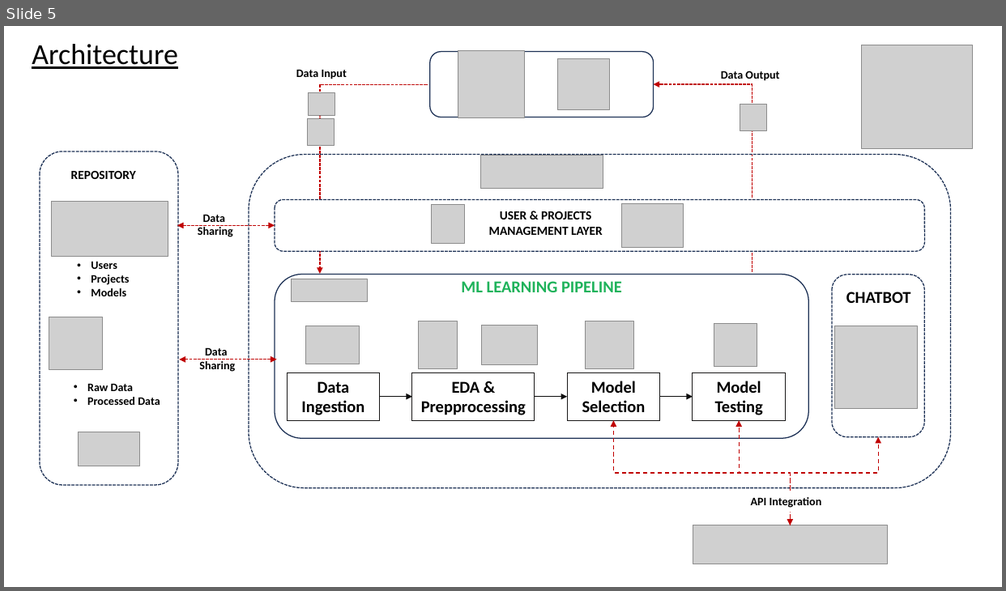
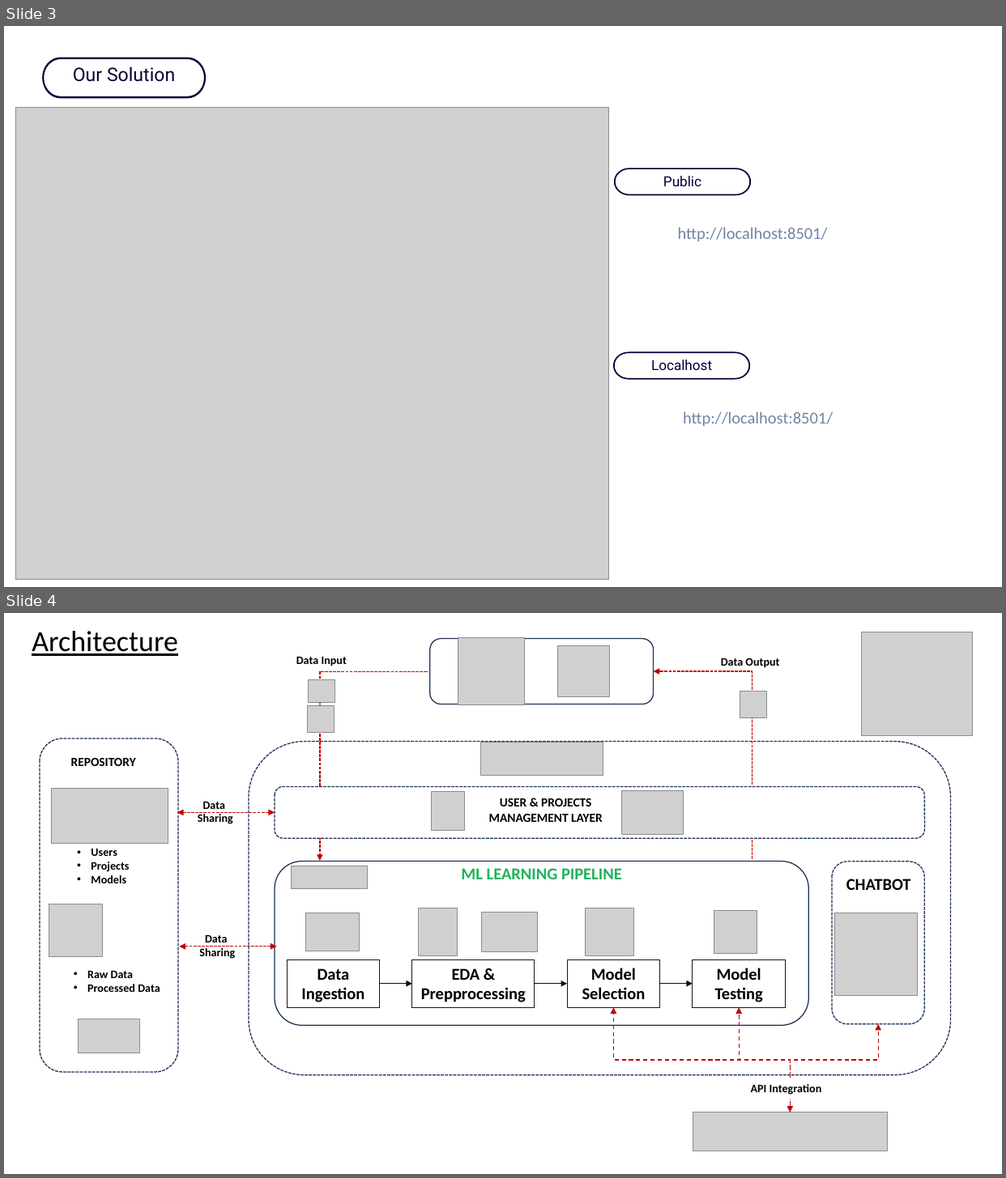
Before and after one commit to Rodrigo-Coloma/ml_assistant, a slide deck: Presentation.pptx. Shown one above the other, each under a label of ours: slide 5 before the commit, slides 3 and 4 after it. The pictures are 1006x591 and 1006x1178 pixels, drawn with LibreOffice and Linux fonts; fonts in the diff are those of the drawing; grey boxes stand for pictures. Boxes give left, top, right and bottom in pixels: in the first picture for what was removed or moved away, otherwise in the second. Text is boxed around its words. In the diff, an @@ line names an element or a change of style, - is before the commit and + after.

```diff
--- a/Presentation.pptx
+++ b/Presentation.pptx
@@ slide 3 added at (4, 26, 1002, 587), background #FFFFFF @@
@@ freeform shape added at (42, 58, 206, 99), fill #050037 @@
@@ text added at (73, 66, 175, 82), 18 pt, text #050037 @@
+Our Solution
@@ picture added at (16, 108, 609, 580) @@
@@ freeform shape added at (614, 169, 751, 196), fill #050037 @@
@@ freeform shape added at (615, 169, 750, 195), fill #FFFFFF @@
@@ text added at (663, 176, 701, 186), 13.3 pt, text #050037 @@
+Public
@@ text added at (678, 228, 828, 242), 16 pt, text #7086A4 @@
+http://localhost:8501/
@@ freeform shape added at (613, 352, 750, 380), fill #050037 @@
@@ freeform shape added at (614, 353, 750, 379), fill #FFFFFF @@
@@ text added at (651, 360, 712, 370), 13.3 pt, text #050037 @@
+Localhost
@@ text added at (683, 412, 833, 427), 16 pt, text #7086A4 @@
+http://localhost:8501/
@@ what was slide 5 is now slide 4 @@
```
Also in this commit, not shown: 1 slide changed, 2 slides removed, 18 other files.
